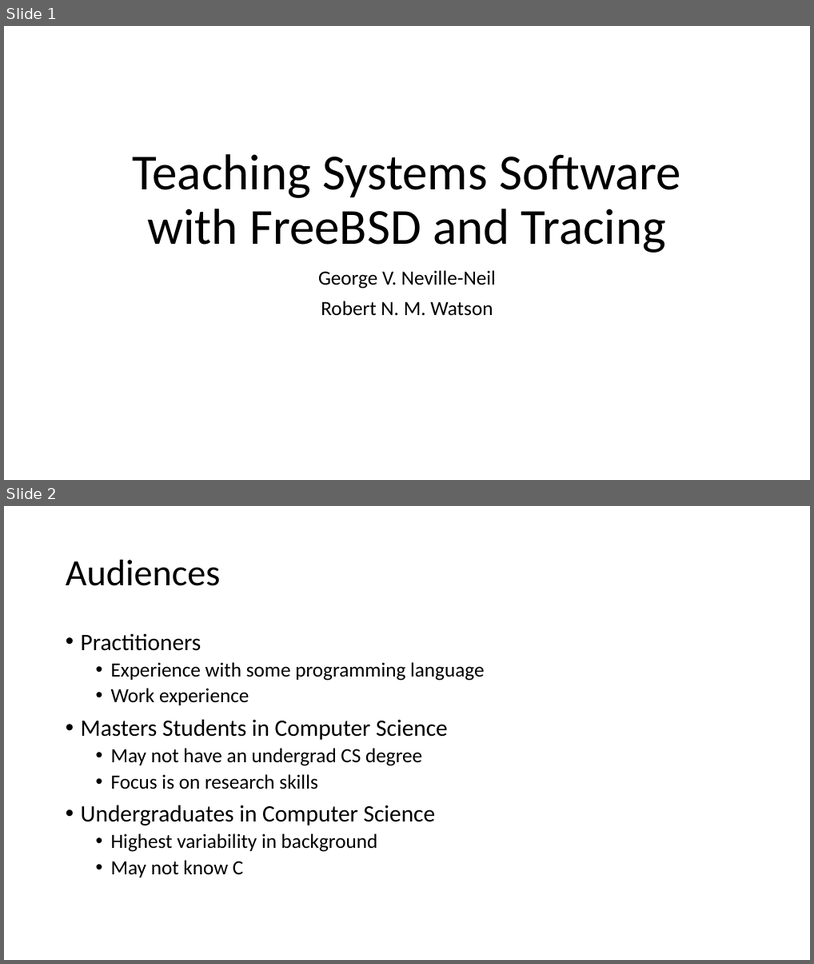
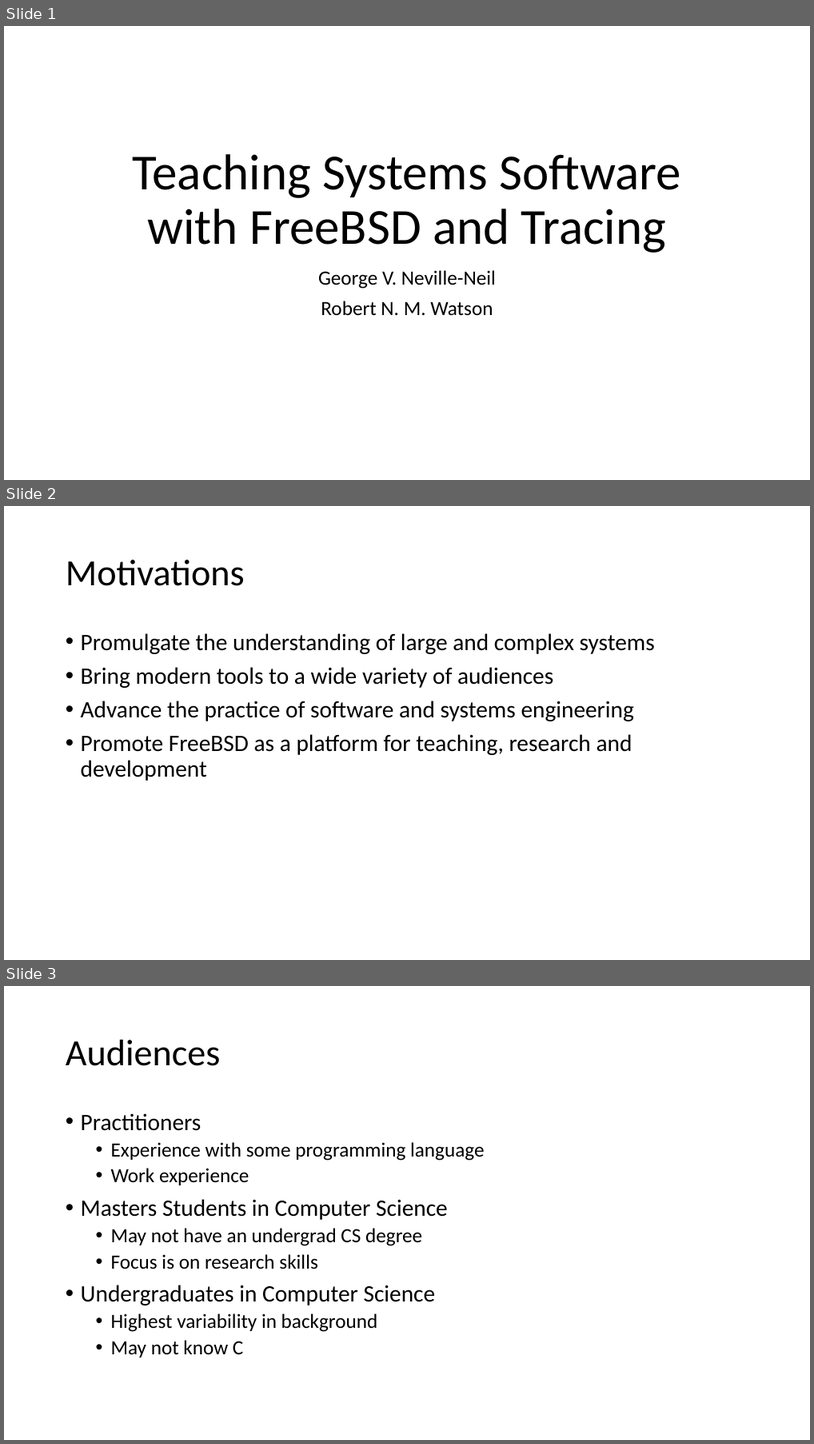
Before and after one commit to teachbsd/course, a slide deck: teaching_with_freebsd.pptx. Shown one above the other, each under a label of ours: slides 1 and 2 before the commit, slides 1, 2 and 3 after it. The pictures are 814x964 and 814x1444 pixels, drawn with LibreOffice and Linux fonts; fonts in the diff are those of the drawing. Boxes give left, top, right and bottom in pixels: in the first picture for what was removed or moved away, otherwise in the second. Text is boxed around its words. In the diff, an @@ line names an element or a change of style, - is before the commit and + after.

```diff
--- a/teaching_with_freebsd.pptx
+++ b/teaching_with_freebsd.pptx
@@ slide 2 added at [4,506,810,960], background #FFFFFF @@
@@ title added at [66,560,245,586], 44 pt, text #000000 @@
+Motivations
@@ text added at [81,633,655,780], 28 pt, text #000000 @@
+• Promulgate the understanding of large and complex systems
+• Bring modern tools to a wide variety of audiences
+• Advance the practice of software and systems engineering
+• Promote FreeBSD as a platform for teaching, research and development
@@ what was slide 2 is now slide 3 @@
```
Also in this commit, not shown: 6 slides changed, 6 other slides added.
